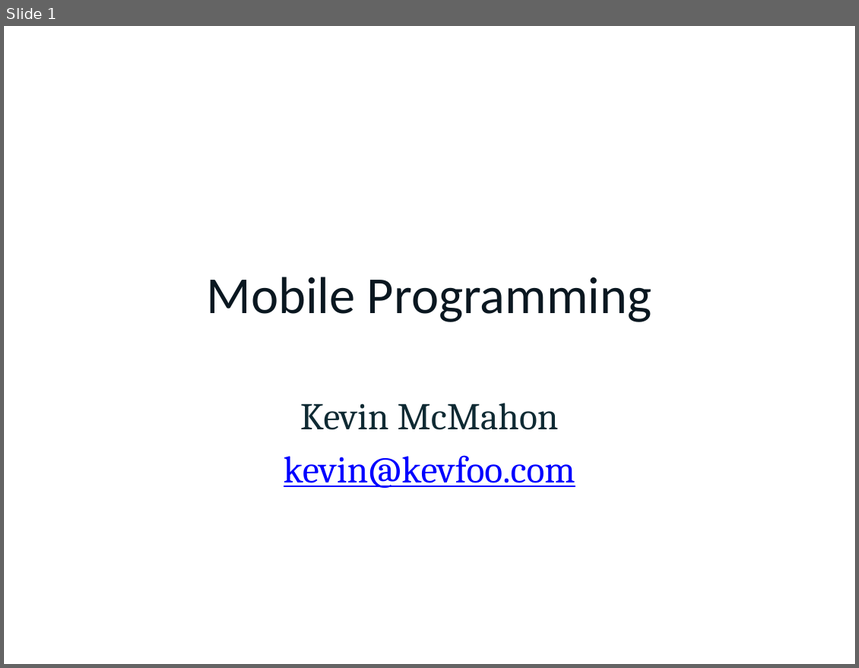
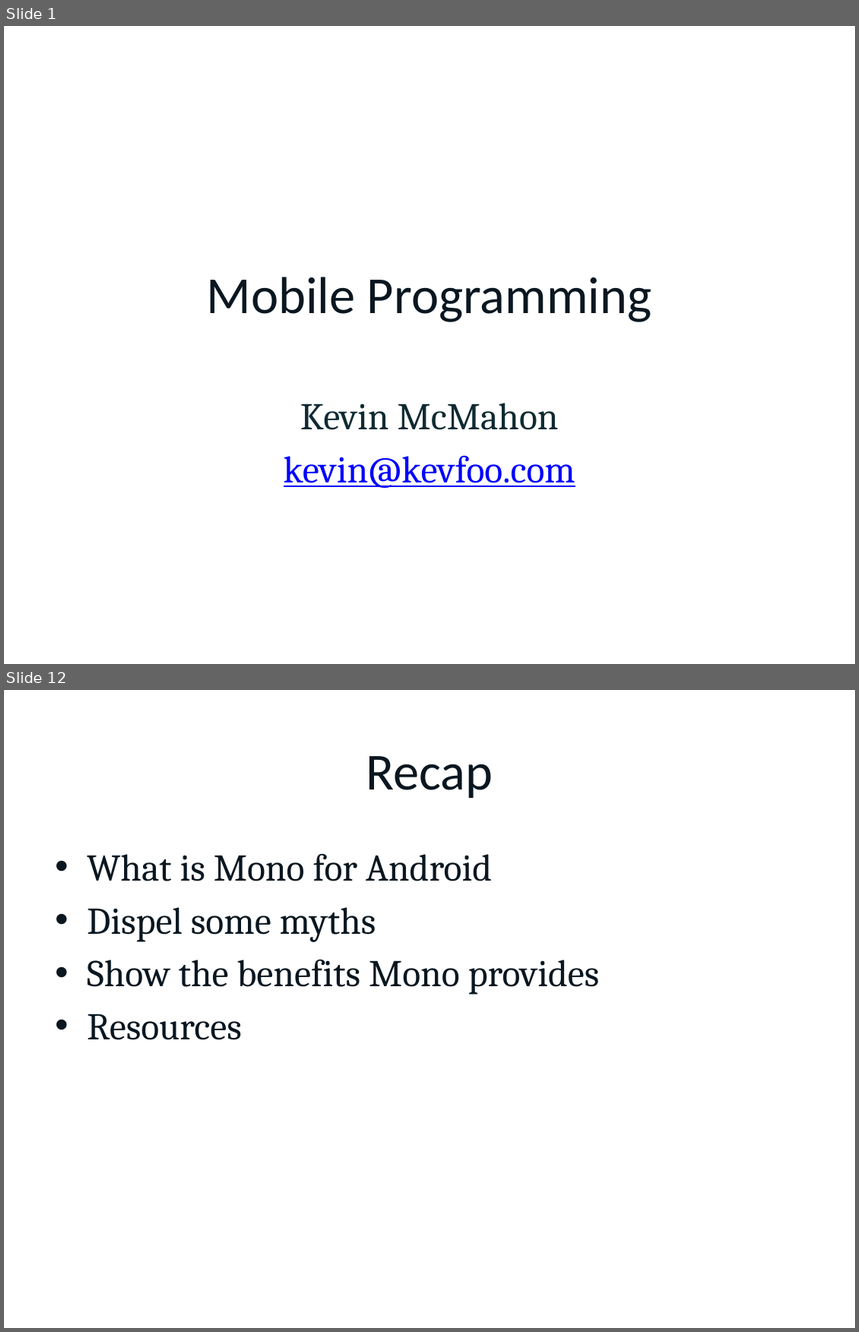
Before and after one commit to kevinmcmahon/MonoDroid101, a slide deck: slides/MonoDroidWCG.pptx. Shown one above the other, each under a label of ours: slide 1 before the commit, slides 1 and 12 after it; the slides between them are not shown. The pictures are 859x668 and 859x1332 pixels, drawn with LibreOffice and Linux fonts; fonts in the diff are those of the drawing; background and template pictures are left out. Boxes give left, top, right and bottom in pixels: in the first picture for what was removed or moved away, otherwise in the second. Text is boxed around its words. In the diff, an @@ line names an element or a change of style, - is before the commit and + after.

```diff
--- a/slides/MonoDroidWCG.pptx
+++ b/slides/MonoDroidWCG.pptx
@@ slide 12 added at (4, 690, 855, 1328), background picture (left out) @@
@@ title added at (366, 756, 493, 798), 44 pt, text #0A1720 @@
+Recap
@@ text added at (87, 853, 600, 1040), 32 pt, text #0A1720 @@
+• What is Mono for Android
+• Dispel some myths
+• Show the benefits Mono provides
+• Resources
```
Also in this commit, not shown: 10 other slides added, 1 slide removed, 27 other files.
